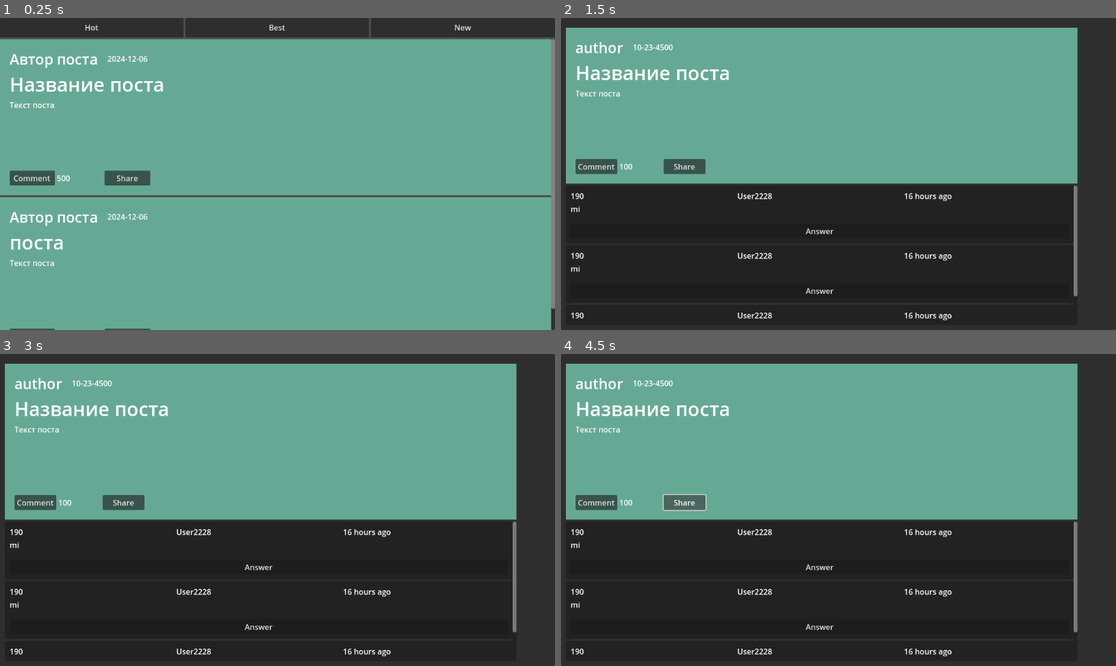
Above: before the commit, frames 1-4 (two rows, left to right).
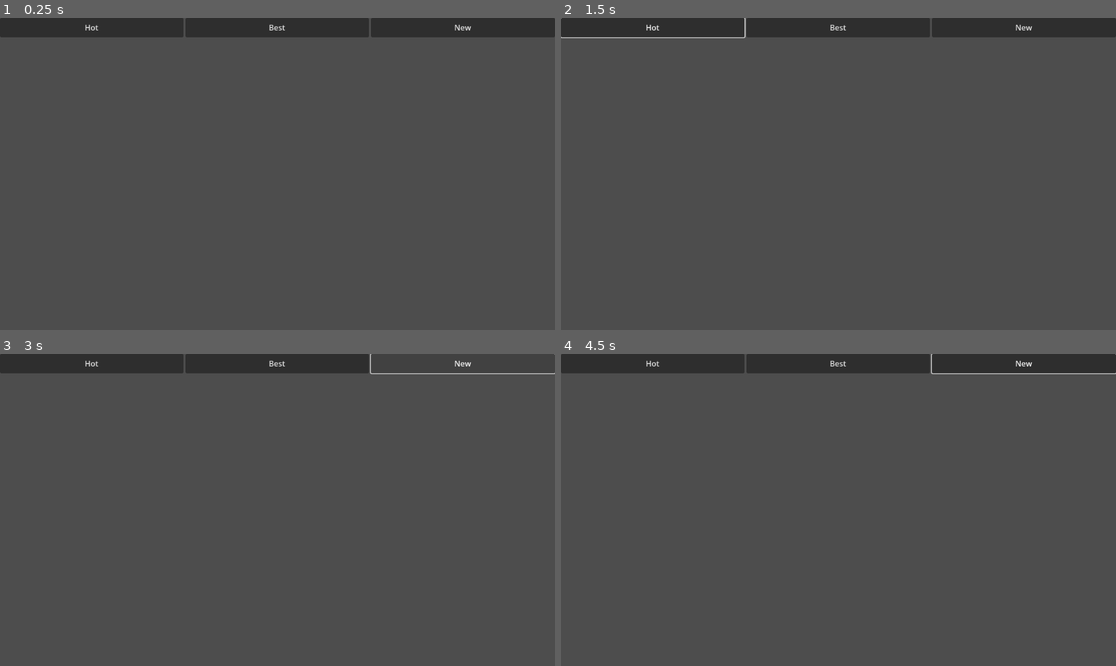
Above: after the commit, the same moments.

Repository: DanisGaleev/Jam
Game: Godot game, scene res://main/main.tscn
Two runs of this game, one before a commit and one after it. Both use one fixed random seed, a clock stepped at 60 frames per second and the inputs below. Before the commit the project starts from res://main.tscn.
Inputs (mouse positions are in pixels of both pictures, inside the frame that each line leads up to):
- Up to frame 1 (0.25 s): no input
- Up to frame 2 (1.5 s): click "Hot" at 0.5 s; click (594, 177) at 1.25 s, where only the run before the commit has a clickable "Comment"
- Up to frame 3 (3 s): click (33, 503) at 2 s, where only the run before the commit has a clickable "Comment"; click (460, 363) at 2.75 s, where only the run after the commit has a clickable "New"
- Up to frame 4 (4.5 s): click (1021, 363) at 3.5 s, where only the run after the commit has a clickable "New"; click (683, 503) at 4.25 s, where only the run before the commit has a clickable "Share"

The runs differ from the first frame. In frame 1, 92% of the frame differs, in the area x 0-100%, y 6-100%; in frame 2, 96%; in frame 3, 96%; in frame 4, 96%, in the area x 0-100%, y 0-100%.
Error before the commit: Attempt to call function 'add_child' in base 'null instance' on a null instance. (res://comment.gd:15)
Error after the commit: Attempt to call function 'get_as_text' in base 'null instance' on a null instance. (res://main/main.gd:7)

Commit message:
add minigame 2

Diff:
--- a/comment.gd
+++ b/comment/comment.gd
@@ -11,6 +11,6 @@
 	if x == 2:
 		for c in replies:
 			print("X")
-			var com = preload("res://comment.tscn").instantiate()
+			var com = preload("res://comment/comment.tscn").instantiate()
 			replies_m.add_child(com)
 			com.text.text = c
--- a/comment.tscn
+++ b/comment/comment.tscn
@@ -1,6 +1,6 @@
 [gd_scene load_steps=2 format=3 uid="uid://cu3q4vfn2757"]
 
-[ext_resource type="Script" path="res://comment.gd" id="1_dikkw"]
+[ext_resource type="Script" path="res://comment/comment.gd" id="1_dikkw"]
 
 [node name="Comment" type="Panel"]
 custom_minimum_size = Vector2(400, 120)
--- a/cutscene/icon.svg
+++ /dev/null
@@ -1 +0,0 @@
-<svg xmlns="http://www.w3.org/2000/svg" width="128" height="128"><rect width="124" height="124" x="2" y="2" fill="#363d52" stroke="#212532" stroke-width="4" rx="14"/><g fill="#fff" transform="translate(12.322 12.322)scale(.101)"><path d="M105 673v33q407 354 814 0v-33z"/><path fill="#478cbf" d="m105 673 152 14q12 1 15 14l4 67 132 10 8-61q2-11 15-15h162q13 4 15 15l8 61 132-10 4-67q3-13 15-14l152-14V427q30-39 56-81-35-59-83-108-43 20-82 47-40-37-88-64 7-51 8-102-59-28-123-42-26 43-46 89-49-7-98 0-20-46-46-89-64 14-123 42 1 51 8 102-48 27-88 64-39-27-82-47-48 49-83 108 26 42 56 81zm0 33v39c0 276 813 276 814 0v-39l-134 12-5 69q-2 10-14 13l-162 11q-12 0-16-11l-10-65H446l-10 65q-4 11-16 11l-162-11q-12-3-14-13l-5-69z"/><path d="M483 600c0 34 58 34 58 0v-86c0-34-58-34-58 0z"/><circle cx="725" cy="526" r="90"/><circle cx="299" cy="526" r="90"/></g><g fill="#414042" transform="translate(12.322 12.322)scale(.101)"><circle cx="307" cy="532" r="60"/><circle cx="717" cy="532" r="60"/></g></svg>
--- a/cutscene/project.godot
+++ /dev/null
@@ -1,16 +0,0 @@
-; Engine configuration file.
-; It's best edited using the editor UI and not directly,
-; since the parameters that go here are not all obvious.
-;
-; Format:
-;   [section] ; section goes between []
-;   param=value ; assign values to parameters
-
-config_version=5
-
-[application]
-
-config/name="Новый игровой проект"
-run/main_scene="res://1.tscn"
-config/features=PackedStringArray("4.3", "Forward Plus")
-config/icon="res://icon.svg"
--- a/main.gd
+++ b/main/main.gd
@@ -7,7 +7,7 @@
 	json.parse(file.get_as_text())
 
 	for post in json.data.posts:
-		var pst = preload("res://thema.tscn").instantiate()
+		var pst = preload("res://thema/thema.tscn").instantiate()
 
 		get_node('MarginContainer/VBoxContainer/ScrollContainer/VBoxContainer').add_child(pst)
 
--- a/main.tscn
+++ b/main/main.tscn
@@ -1,6 +1,6 @@
 [gd_scene load_steps=2 format=3 uid="uid://u7t1gjwaamgw"]
 
-[ext_resource type="Script" path="res://main.gd" id="1_wejjp"]
+[ext_resource type="Script" path="res://main/main.gd" id="1_wejjp"]
 
 [node name="Main" type="Control"]
 layout_mode = 3
--- a/game1.tscn
+++ b/minigames/game1.tscn
@@ -1,6 +1,6 @@
 [gd_scene load_steps=7 format=3 uid="uid://c4fskll68dtks"]
 
-[ext_resource type="Script" path="res://game_1.gd" id="1_wj72h"]
+[ext_resource type="Script" path="res://minigames/game_1.gd" id="1_wj72h"]
 [ext_resource type="Texture2D" uid="uid://c7wyx60p8wq0y" path="res://forest.jpg" id="2_fwcqo"]
 
 [sub_resource type="Gradient" id="Gradient_2i7or"]
--- /dev/null
+++ b/minigames/game_2.gd
@@ -0,0 +1,39 @@
+extends Panel
+
+@export var phrases: Array[String]
+@export var correct_answers: Array[bool]
+
+@onready var phrase = $Label
+
+var ans: Array[bool] = []
+
+func _ready():
+	phrase.text = phrases[0]
+
+func _on_seriously_pressed():
+	ans.append(1)
+	phrase.text = phrases[len(ans)]
+
+	if len(ans) == len(correct_answers):
+		if check_ans(ans, correct_answers):
+			pass
+		else:
+			pass
+
+
+
+func _on_sarcasm_pressed():
+	ans.append(0)
+	phrase.text = phrases[len(ans)]
+
+	if len(ans) == len(correct_answers):
+		if check_ans(ans, correct_answers):
+			pass
+		else:
+			pass
+
+func check_ans(ans, correct):
+	var flag = true
+	for i in range(len(ans)):
+		flag = flag and (ans[i] == correct[i])
+	return flag
--- /dev/null
+++ b/minigames/game_2.tscn
@@ -0,0 +1,41 @@
+[gd_scene load_steps=2 format=3 uid="uid://bnshlc6gkseh0"]
+
+[ext_resource type="Script" path="res://minigames/game_2.gd" id="1_q1lm4"]
+
+[node name="Game2" type="Panel"]
+anchors_preset = 15
+anchor_right = 1.0
+anchor_bottom = 1.0
+grow_horizontal = 2
+grow_vertical = 2
+size_flags_horizontal = 3
+size_flags_vertical = 3
+script = ExtResource("1_q1lm4")
+
+[node name="Label" type="Label" parent="."]
+layout_mode = 1
+anchors_preset = 8
+anchor_left = 0.5
+anchor_top = 0.5
+anchor_right = 0.5
+anchor_bottom = 0.5
+offset_left = -160.0
+offset_top = -42.5
+offset_right = 160.0
+offset_bottom = 42.5
+grow_horizontal = 2
+grow_vertical = 2
+
+[node name="HBoxContainer" type="HBoxContainer" parent="."]
+layout_mode = 0
+offset_right = 40.0
+offset_bottom = 40.0
+
+[node name="Seriously" type="Button" parent="HBoxContainer"]
+layout_mode = 2
+
+[node name="Sarcasm" type="Button" parent="HBoxContainer"]
+layout_mode = 2
+
+[connection signal="pressed" from="HBoxContainer/Seriously" to="." method="_on_seriously_pressed"]
+[connection signal="pressed" from="HBoxContainer/Sarcasm" to="." method="_on_sarcasm_pressed"]
--- a/project.godot
+++ b/project.godot
@@ -11,7 +11,7 @@
 [application]
 
 config/name="Jam"
-run/main_scene="res://main.tscn"
+run/main_scene="res://main/main.tscn"
 config/features=PackedStringArray("4.3", "GL Compatibility")
 config/icon="res://icon.svg"
 
--- a/thema.gd
+++ b/thema/thema.gd
@@ -11,4 +11,4 @@
 func _on_comments_pressed():
 	Main.theme_title = title.text
 	Main.theme_body = body.text
-	get_tree().change_scene_to_file("res://theme_view.tscn")
+	get_tree().change_scene_to_file("res://thema/theme_view.tscn")
--- a/thema.tscn
+++ b/thema/thema.tscn
@@ -1,6 +1,6 @@
 [gd_scene load_steps=3 format=3 uid="uid://cg7rslvonrmmm"]
 
-[ext_resource type="Script" path="res://thema.gd" id="1_mm71g"]
+[ext_resource type="Script" path="res://thema/thema.gd" id="1_mm71g"]
 
 [sub_resource type="StyleBoxFlat" id="StyleBoxFlat_u2fp3"]
 bg_color = Color(0.396288, 0.661947, 0.581721, 1)
--- a/theme_view.tscn
+++ b/thema/theme_view.tscn
@@ -1,8 +1,8 @@
 [gd_scene load_steps=4 format=3 uid="uid://8tnx4g0wsybe"]
 
-[ext_resource type="PackedScene" uid="uid://cg7rslvonrmmm" path="res://thema.tscn" id="1_budfh"]
-[ext_resource type="Script" path="res://theme_view.gd" id="1_wy7a0"]
-[ext_resource type="PackedScene" uid="uid://cu3q4vfn2757" path="res://comment.tscn" id="2_2cn8o"]
+[ext_resource type="PackedScene" uid="uid://cg7rslvonrmmm" path="res://thema/thema.tscn" id="1_budfh"]
+[ext_resource type="Script" path="res://thema/theme_view.gd" id="1_wy7a0"]
+[ext_resource type="PackedScene" uid="uid://cu3q4vfn2757" path="res://comment/comment.tscn" id="2_2cn8o"]
 
 [node name="Panel" type="Panel"]
 anchors_preset = 15
Not shown, removed: cutscene/icon.svg.import
Renamed: game_1.gd -> minigames/game_1.gd
Renamed: themas.json -> thema/themas.json
Renamed: theme_view.gd -> thema/theme_view.gd
